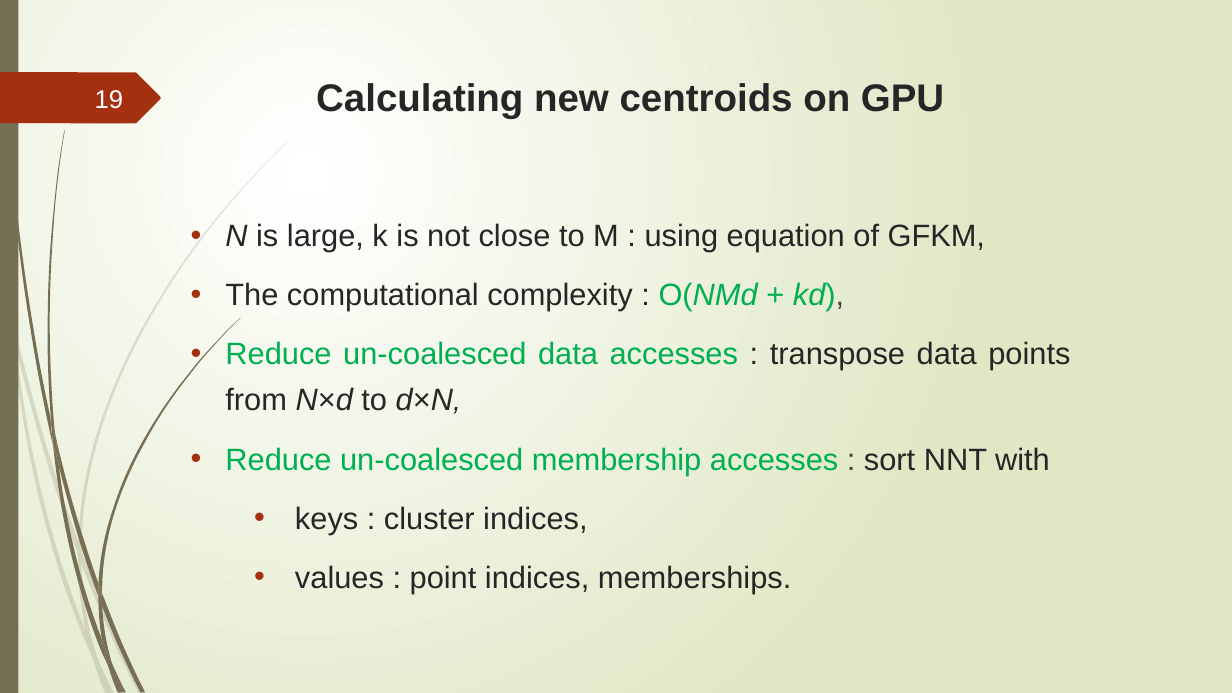
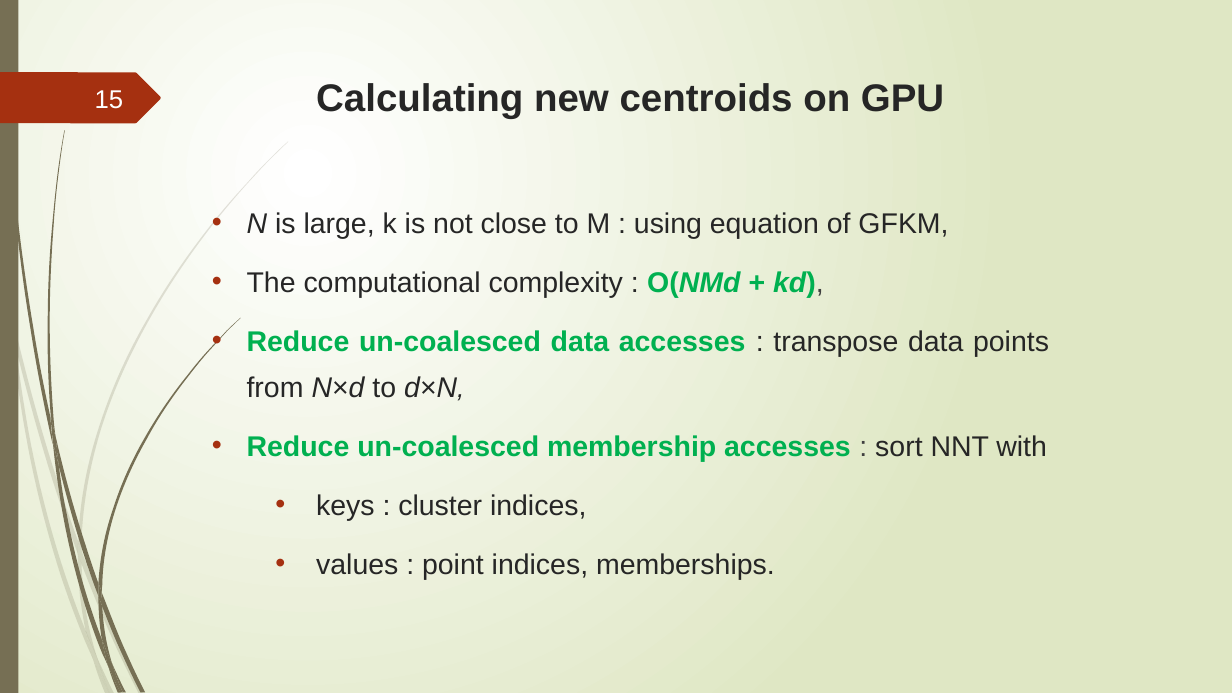
Before and after one commit to trungvdhp/master-ntou, a slide deck: slide 15 of ImageProcessing/Speeding up GFKM.pptx (slide 19 before the commit). Drawn at 1232x693 pixels with LibreOffice and Linux fonts; fonts in the diff are those of the drawing. Boxes give left, top, right and bottom in pixels: in the first picture for what was removed or moved away, otherwise in the second. Text is boxed around its words. In the diff, an @@ line names an element or a change of style, - is before the commit and + after.

```diff
--- a/ImageProcessing/Speeding up GFKM.pptx
+++ b/ImageProcessing/Speeding up GFKM.pptx
@@ page number at (95,90,124,109): text changed @@
-19
+15
@@ text "N is large, k is ...": place and size @@
-text "N is large, k is ..." at (225,223,1070,593)
+text "N is large, k is ..." at (247,212,1049,580)
@@ text "N is large, k is ..." at (247,212,1049,580): size 24 to 22.2 pt; bold on in "O(NMd + kd),", "Reduce un-coalesced data accesses", "Reduce un-coalesced membership accesses"; size 22 to 20.4 pt in "d×N,"; line spacing 1.25 to 1.35 @@
```
Also in this commit, not shown: 27 other slides changed, 1 slide added, 5 slides removed, 3 other files.
